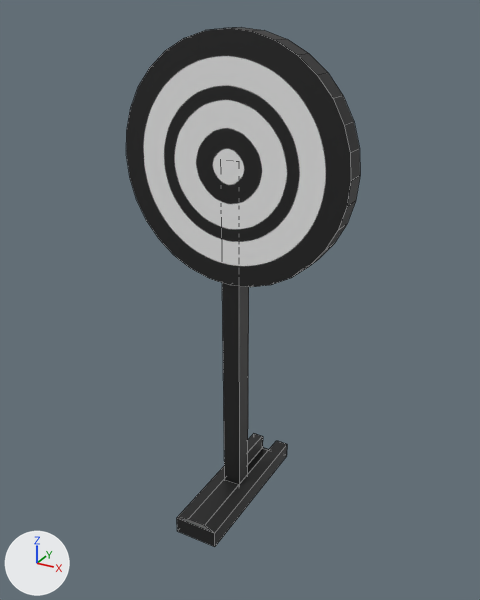
The Blender file Program/Ψ/Data/Target/Target.blend as it was, and as the next commit left it.
One viewpoint serves both versions: a 50 mm camera at (3.16, -5.65, 5.36) aimed at (0.04, 0.02, 2.52). Lighting does not change. The marker at lower left points along +X, +Y and +Z. Mesh edges are drawn as thin lines.

Objects in the first picture: 'Stick', 'Target', 'base'.
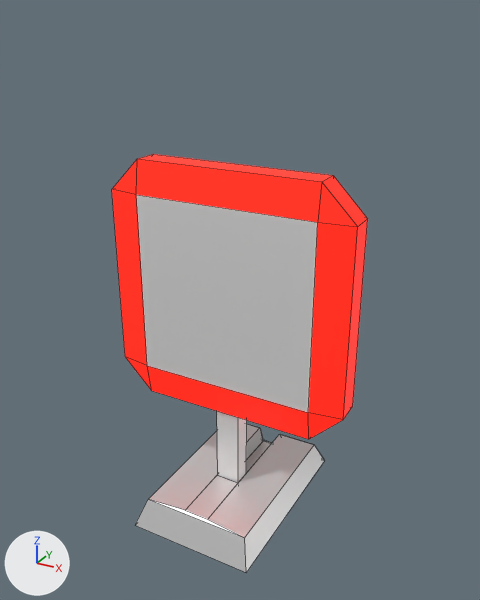
Edits to the bpy script that builds the scene:
```text
Add mat_base:
    mat_base = principled_material('Base')
    mat_base.base_color = (0.692, 0.692, 0.692)  # light grey #d9d9d9
    mat_base.metallic = 0.5
    mat_base.roughness = 0.45
Add mat_material:
    mat_material = principled_material('Material')
    mat_material.base_color = (1.0, 1.0, 1.0)  # white #ffffff
    mat_material.metallic = 0.5
Add mat_light:
    mat_light = principled_material('Light')
    mat_light.base_color = (1.0, 0.0318, 0.00792)  # red #ff3216
    mat_light.emission_color = (1.0, 0.00282, 0.00165)  # red #ff0905
    mat_light.emission_strength = 1.0
Change me_cube:
    used by ob_base; location = (0.0, 0.0, 0.0)
    remove me_cube.from_pydata(...)  # 24 vertices, 19 faces; spans x -0.24..0.24, y -0.91..0.91, z 0.0..0.21
    remove me_cube.materials.append(mat_material_001)  # picture img_target_png
    add me_cube.from_pydata(...)  # 24 vertices, 19 faces; spans x -0.71..0.71, y -1.07..1.07, z 0.0..0.32
    me_cube part 1: 24 of 24 vertices moved; they spanned x -0.24..0.24, y -0.91..0.91, z 0.0..0.21 and now span x -0.71..0.71, y -1.07..1.07, z 0.0..0.32; mean shift (0.0, 0.02, 0.06); largest move (-0.24, 0.91, 0.0) -> (-0.71, 1.07, 0.0)
    add me_cube.materials.append(mat_base)  # light grey #d9d9d9
Add me_cube_002:
    me_cube_002.from_pydata(...)  # 24 vertices, 26 faces; spans x -1.36..1.36, y -0.29..0.09, z 1.24..3.96
    # faces by material slot: [24, 2]
    me_cube_002.materials.append(mat_light)  # red #ff3216
    me_cube_002.materials.append(mat_material)  # white #ffffff
Add me_cube_001:
    me_cube_001.from_pydata(...)  # a box spanning x -0.138..0.138, y -0.201..0.002, z -0.163..1.263
    me_cube_001.materials.append(mat_material)  # white #ffffff
Remove ob_target:
    ob_target = bpy.data.objects.new('Target', me_cylinder)
    ob_target.location = (0.0, 0.0, 0.0)
    ob_target.rotation_euler = (1.571, 0.0, 0.0)  # degrees (90, 0, 0)
Remove ob_stick:
    ob_stick = bpy.data.objects.new('Stick', me_cylinder_001)
    ob_stick.location = (0.0, 0.0, 0.0)
    ob_stick.rotation_euler = (1.571, 0.0, 0.0)  # degrees (90, 0, 0)
Add ob_target_1:
    ob_target_1 = bpy.data.objects.new('target', me_cube_002)
    ob_target_1.location = (0.0, 0.0, 0.0)
Add ob_stick_1:
    ob_stick_1 = bpy.data.objects.new('stick', me_cube_001)
    ob_stick_1.location = (0.0, 0.0, 0.0)
```

Changed parts and their boxes (x1, y1, x2, y2) in the pictures (480 x 600 px):
'target', added
    after: (112, 154, 368, 439)
    faces in mat_material (white #ffffff): (136, 195, 318, 412)
    faces in mat_light (red #ff3216): (112, 154, 368, 439)
'Target', deleted
    before: (126, 27, 360, 287)
'base', recoloured, reshaped (72% wider, 30% taller)
    before: (177, 433, 287, 547)
    after: (135, 424, 325, 573)
'Stick', deleted (black)
    before: (222, 283, 249, 485)
'stick', added
    after: (217, 411, 247, 483)
